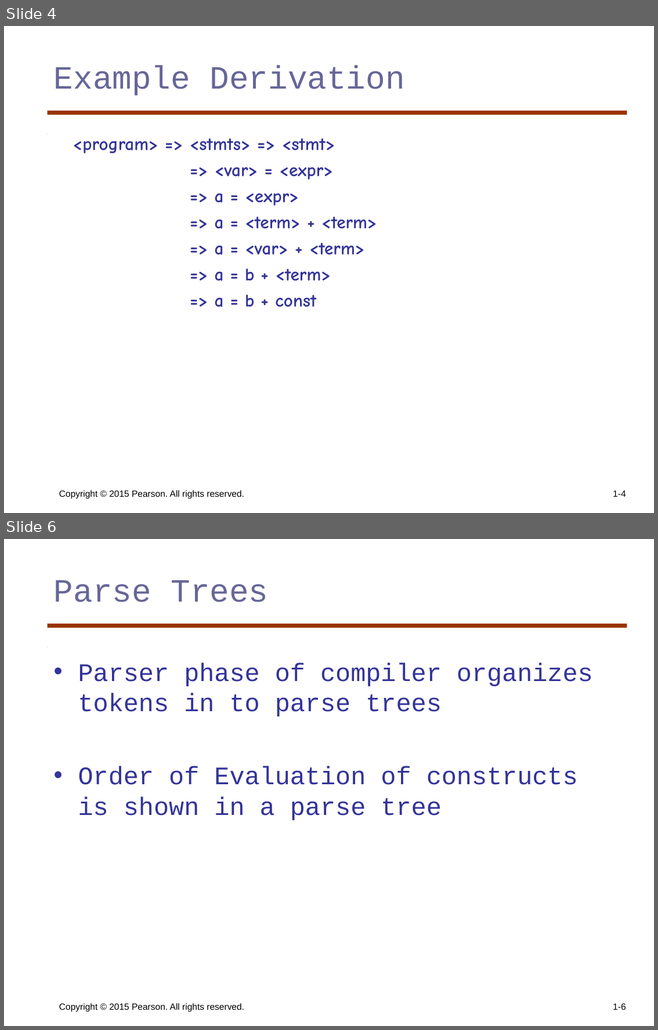
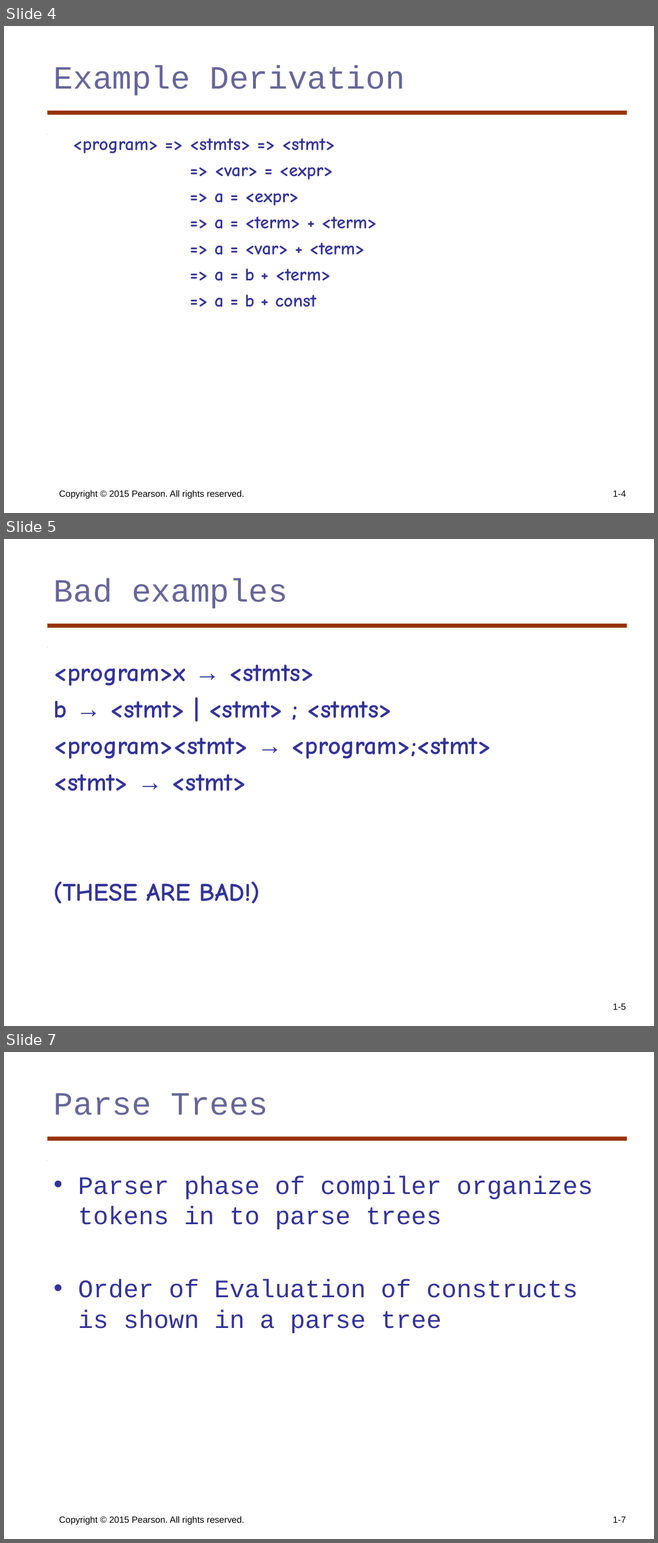
Before and after one commit to skalakm/programmingLanguages, a slide deck: F19_356_CLASS_TWO_9_7.ppt. Shown one above the other, each under a label of ours: slides 4 and 6 before the commit, slides 4, 5 and 7 after it; the slides between them are not shown. The pictures are 658x1030 and 658x1543 pixels, drawn with LibreOffice and Linux fonts; fonts in the diff are those of the drawing. Boxes give left, top, right and bottom in pixels: in the first picture for what was removed or moved away, otherwise in the second. Text is boxed around its words. In the diff, an @@ line names an element or a change of style, - is before the commit and + after.

```diff
--- a/F19_356_CLASS_TWO_9_7.ppt
+++ b/F19_356_CLASS_TWO_9_7.ppt
@@ slide 5 added at bbox=[4, 539, 654, 1026], background #FFFFFF; not listed: 2 template elements that a slide beside it also shows @@
@@ title added at bbox=[54, 578, 288, 609], 36 pt, text #666699 @@
+Bad examples
@@ text added at bbox=[54, 664, 491, 904], 28 pt, text #333399, bold @@
+<program>x → <stmts>
+b → <stmt> | <stmt> ; <stmts>
+<program><stmt> → <program>;<stmt>
+<stmt> → <stmt>
+(THESE ARE BAD!)
@@ page number added at bbox=[612, 1004, 625, 1010], 10 pt, text #000000 @@
+1-5
@@ what was slide 6 is now slide 7 @@
@@ page number at bbox=[612, 1517, 625, 1523]: text changed @@
-1-6
+1-7
```
Also in this commit, not shown: 2 slides changed, 1 other file.
